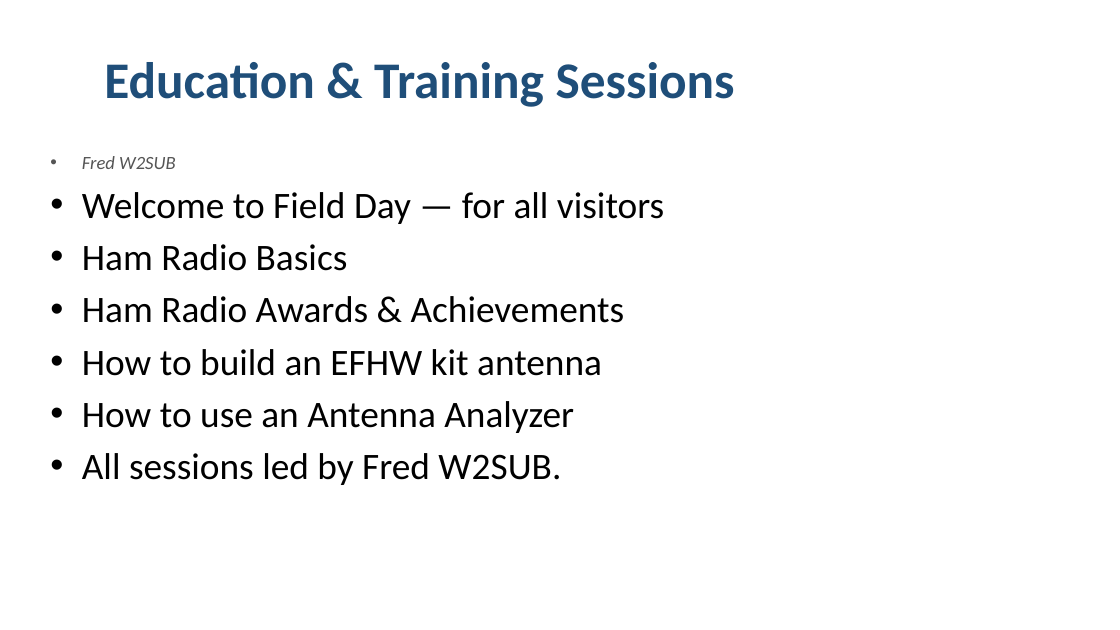
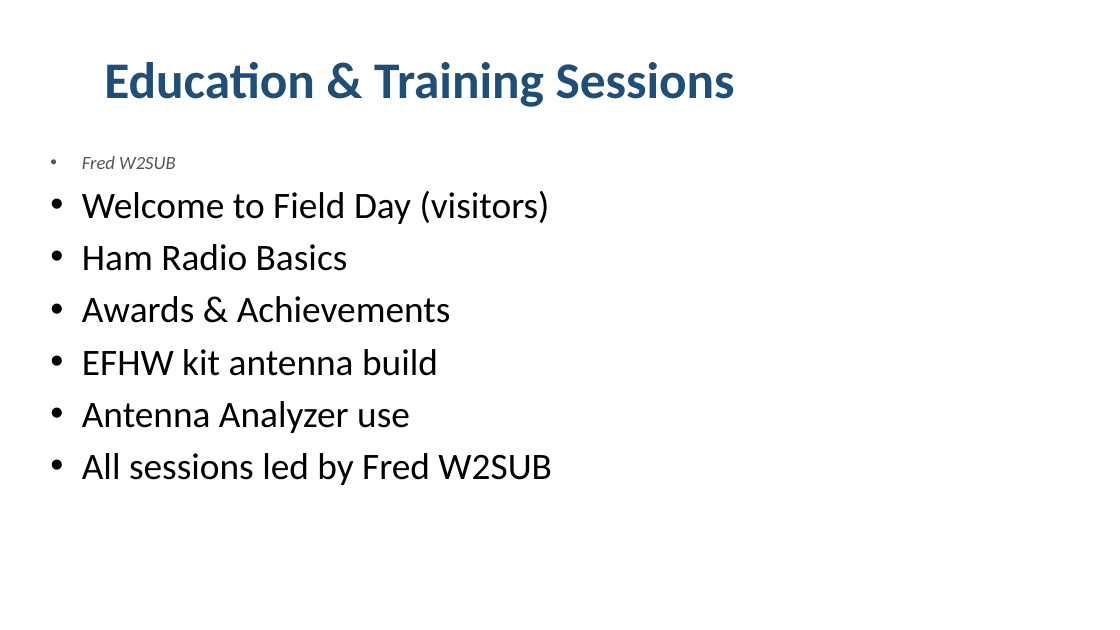
Before and after one commit to ny4i/pinellas-field-day, a slide deck: slide 16 of site-setup/2026-field-day-presentation.pptx (slide 11 before the commit). Drawn at 1120x630 pixels with LibreOffice and Linux fonts; fonts in the diff are those of the drawing. Boxes give left, top, right and bottom in pixels: in the first picture for what was removed or moved away, otherwise in the second. Text is boxed around its words. In the diff, an @@ line names an element or a change of style, - is before the commit and + after.

```diff
--- a/site-setup/2026-field-day-presentation.pptx
+++ b/site-setup/2026-field-day-presentation.pptx
@@ text at box(82, 191, 550, 224): text changed @@
-• Welcome to Field Day — for all visitors
+• Welcome to Field Day (visitors)
@@ text at box(82, 296, 552, 485): text changed @@
-• Ham Radio Awards & Achievements
-• How to build an EFHW kit antenna
-• How to use an Antenna Analyzer
-• All sessions led by Fred W2SUB.
+• Awards & Achievements
+• EFHW kit antenna build
+• Antenna Analyzer use
+• All sessions led by Fred W2SUB
```
Also in this commit, not shown: 14 other slides changed, 8 slides added, 1 other file.
